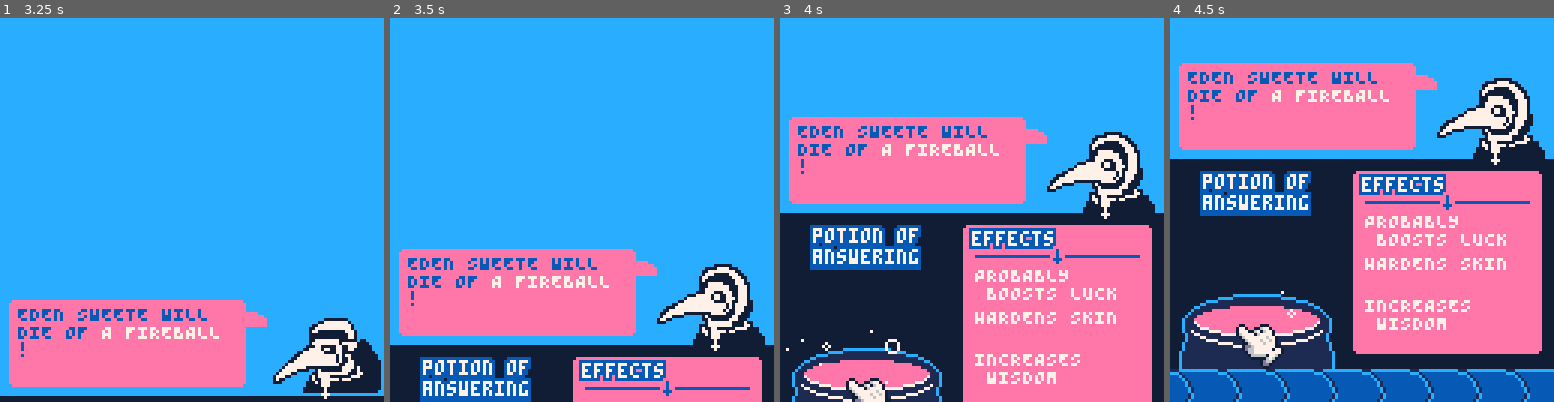
Above: before the commit, frames 1-4 (left to right).
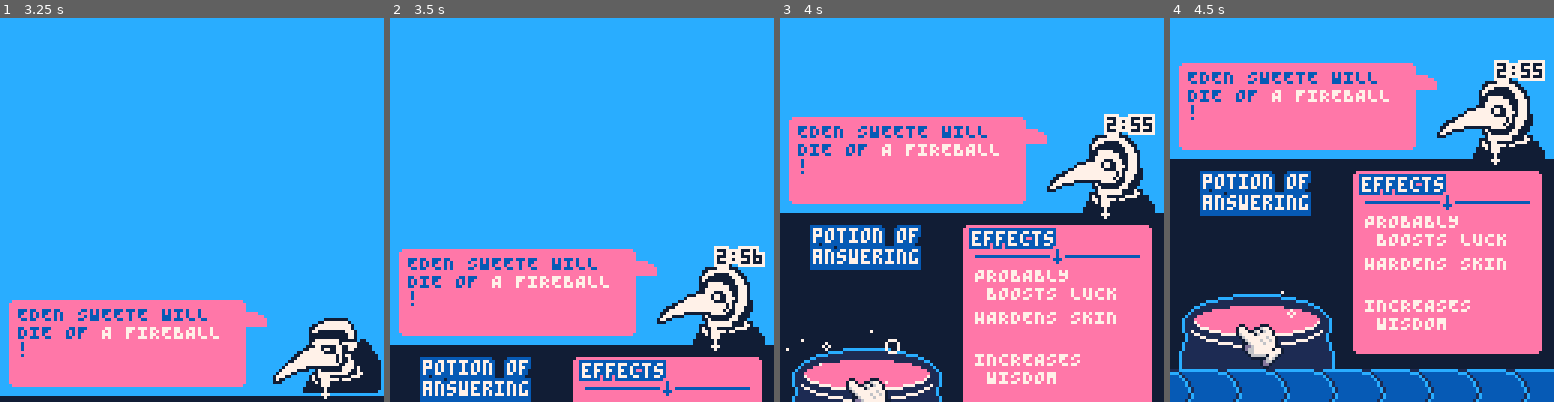
Above: after the commit, the same moments.

Repository: Yolwoocle/minijam_112
Game: PICO-8 cartridge minijam112.p8
Same seed, same stepped clock (60 frames per second), same inputs: the game is played once before the commit and once after it.
Inputs:
- Up to frame 1 (3.25 s): tap X (X key) at 0.33, 1.07, 1.85, 2.97 s; tap O (Z key) at 0.7, 1.7, 2.1, 2.5, 2.9 s; hold Right 1.6-2.1 s; hold Up 2.15-2.42 s; hold Right 2.47-3.03 s; hold Left from 3.08 s (still down)
- Up to frame 2 (3.5 s): keep holding Left; tap O (Z key) at 3.3 s
- Up to frame 3 (4 s): release Left at 3.58 s; hold Down 3.63-3.97 s; tap O (Z key) at 3.7 s
- Up to frame 4 (4.5 s): hold Right from 4.02 s (still down); tap X (X key) at 4.08 s; tap O (Z key) at 4.1 s

Frame 1 is identical in both runs. In frame 2, 0.7% of the frame differs, in the area x 84-98%, y 59-65%; in frame 3, 0.7%, in the area x 84-98%, y 25-31%; in frame 4, 0.7%.

Commit message:
Timer/clock thing!!!

Diff:
--- a/minijam112.p8
+++ b/minijam112.p8
@@ -98,6 +98,9 @@
 			dobj=create_dobj(-20,flr(rnd(10)+95))
 		},
 	}
+
+	clock=0
+	maxclock=60*60*3 -- be careful about overflowing the tiny p8 limit
 end
 
 function _update60()
@@ -143,7 +145,7 @@
 	parse_dialogue()
 	update_anim()
 
-	-- update camera
+	update_time()
 end
 
 function _draw()
@@ -184,6 +186,7 @@
 
 	draw_cursor()
 
+	if(intro_phase>=1) draw_time()
 
 
 
@@ -348,6 +351,26 @@
 		--new_ailment()
 	end
 end
+
+function update_time()
+	clock+=1
+	clock=min(clock,maxclock)
+end
+
+function draw_time()
+	local leftt = maxclock - clock
+	local leftsecs= leftt\60
+	local timesec = leftsecs%60
+	local timemin = leftsecs\60
+	local m = sub("000"..tostr(flr(timesec)), -2,-1)
+	local h = sub("   "..tostr(flr(timemin)), -2,-1)
+
+	-- flashing text
+	ocol = 4
+	if (leftsecs<=30 and t%60<=30) ocol=3
+	text_bold(h..":"..m,105,3, 0,ocol)
+end
+
 -->8
 --draw
 
@@ -637,6 +660,7 @@
 
 		p.dobj.oy=p.ny
 
+		-- Land in pot
 		if p.spawn>35 and dy(p.dobj)>80 then
 			local bubble_amount=10
 			local _vx=40
@@ -648,6 +672,7 @@
 			del(ingr_particles,p)
 
 			shake=0.07
+			sfx(60)
 		end
 
 		if t%5==0 then
@@ -880,7 +905,7 @@
 	"NOT KNOWING WHEN TO HOLD 'EM|INCREASES STEALTH,FREAKS EVERYONE OUT",
 	"WEAK BONES|STRENGTHENS BONE MARROW",
 	"BALDING|REJUVENATES HAIR GROWTH,INCREASES CHARISMA",
-	"LOSING THEIR KEYS|INSTILLS PARANOIA,INCREASES WISDOM,INCREASES MEMORY,REDUCES MEMORY LOSS",
+	"LOSING THEIR KEYS|FINDS KEYS,INSTILLS PARANOIA,INCREASES WISDOM,INCREASES MEMORY,REDUCES MEMORY LOSS",
 	"NOT SPEAKING GERMAN|UNTERRICHTET dEUTSCH",
 	-- "NOT HAVING ENOUGH HP|RAISES HP",
 	-- "NOT HAVING ENOUGH MP|RAISES MP",
Not shown, changed: the sound effects (__sfx__) section of minijam112.p8
Not shown, changed: sheet.png
